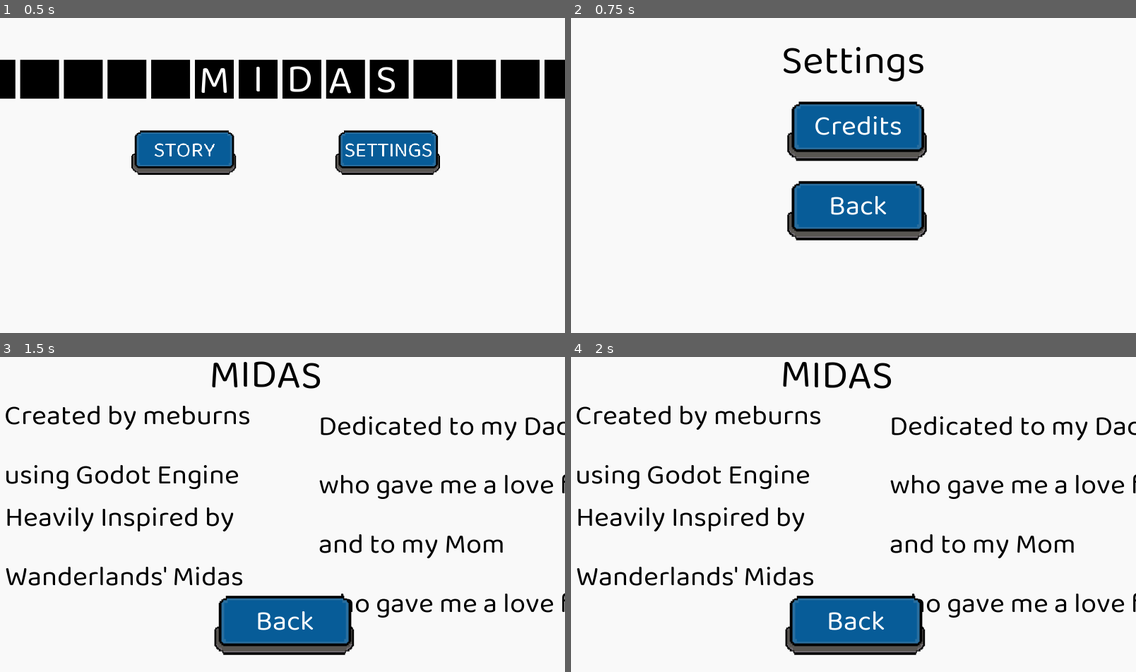
Above: before the commit, frames 1-4 (two rows, left to right).
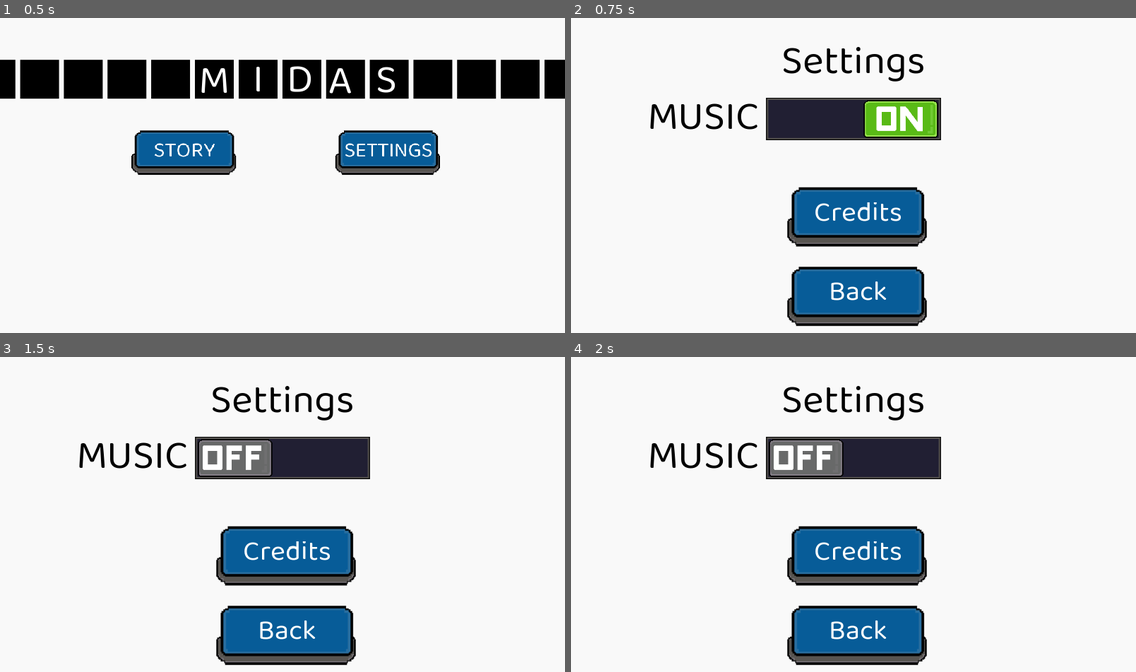
Above: after the commit, the same moments.

Repository: meburns/midas
Game: Godot game, scene res://src/Menu.tscn
Same seed, same stepped clock (60 frames per second), same inputs: the game is played once before the commit and once after it.
Inputs (mouse positions are in pixels of both pictures, inside the frame that each line leads up to):
- Up to frame 1 (0.5 s): no input
- Up to frame 2 (0.75 s): click "SETTINGS" at 0.5 s
- Up to frame 3 (1.5 s): click (282, 457) at 1.25 s, where only the run after the commit has a clickable "MUSIC"
- Up to frame 4 (2 s): no input

Frame 1 is identical in both runs. In frame 2, 13% of the frame differs, in the area x 14-66%, y 25-98%; in frame 3, 19%, in the area x 1-100%, y 1-98%; in frame 4, 19%.

Commit message:
Add music toggle setting

Diff:
--- a/src/Database.gd
+++ b/src/Database.gd
@@ -16,7 +16,8 @@
 			"endless_level": 0,
 			"endless_highscore": 0,
 			"quick_credits": 0,
-			"mobile_size": 0
+			"mobile_size": 0,
+			"music_mute": 0
 		}""").result
 		f.open(db, File.WRITE)
 		f.store_string(JSON.print(init_data, "  ", true))
@@ -86,3 +87,11 @@
 
 func set_quick_credits(val: int) -> void:
 	set_data("quick_credits", val)
+
+
+func get_music_mute() -> int:
+	var data = get_data()
+	return data["music_mute"]
+
+func set_music_mute(val: int) -> void:
+	set_data("music_mute", val)
--- a/src/Settings.gd
+++ b/src/Settings.gd
@@ -3,14 +3,10 @@
 
 func _ready() -> void:
 	TouchButtons.set_visible(false)
-#	set_button()
-#
-#func set_button() -> void:
-#	var mobile_size = Database.get_mobile_size()
-#	if mobile_size == 1:
-#		$mobileSize.pressed = true
-#	else:
-#		$mobileSize.pressed = false
+	if Database.get_music_mute() == 0:
+		$MusicToggle/AnimatedSprite.play("on")
+	else:
+		$MusicToggle/AnimatedSprite.play("off")
 
 
 func _on_mobileSize_pressed() -> void:
@@ -37,3 +33,12 @@
 func _on_CreditsButton_button_up() -> void:
 	MusicPlayer.play()
 	get_tree().change_scene("res://src/transitions/Credits.tscn")
+
+
+func _on_MusicToggle_pressed() -> void:
+	if Database.get_music_mute() == 0:
+		$MusicToggle/AnimatedSprite.play("off")
+		Database.set_music_mute(1)
+	else:
+		$MusicToggle/AnimatedSprite.play("on")
+		Database.set_music_mute(0)
--- a/src/Settings.tscn
+++ b/src/Settings.tscn
@@ -1,10 +1,10 @@
-[gd_scene load_steps=9 format=2]
+[gd_scene load_steps=13 format=2]
 
 [ext_resource path="res://src/fonts/main_menu.tres" type="DynamicFont" id=1]
 [ext_resource path="res://src/Settings.gd" type="Script" id=2]
 [ext_resource path="res://src/fonts/normal_font.tres" type="DynamicFont" id=3]
 [ext_resource path="res://assets/buttons/new_default.png" type="Texture" id=4]
-
+[ext_resource path="res://assets/buttons/toggle_button.png" type="Texture" id=5]
 
 [sub_resource type="AtlasTexture" id=1]
 flags = 4
@@ -34,6 +34,29 @@
 "speed": 5.0
 } ]
 
+[sub_resource type="AtlasTexture" id=5]
+flags = 4
+atlas = ExtResource( 5 )
+region = Rect2( 0, 0, 400, 100 )
+
+[sub_resource type="AtlasTexture" id=6]
+flags = 4
+atlas = ExtResource( 5 )
+region = Rect2( 0, 100, 400, 100 )
+
+[sub_resource type="SpriteFrames" id=7]
+animations = [ {
+"frames": [ SubResource( 5 ) ],
+"loop": true,
+"name": "on",
+"speed": 5.0
+}, {
+"frames": [ SubResource( 6 ) ],
+"loop": true,
+"name": "off",
+"speed": 5.0
+} ]
+
 [node name="Settings" type="Node2D"]
 script = ExtResource( 2 )
 __meta__ = {
@@ -57,9 +80,9 @@
 
 [node name="CreditsButton" type="TextureButton" parent="."]
 margin_left = 450.0
-margin_top = 160.0
+margin_top = 353.526
 margin_right = 850.0
-margin_bottom = 360.0
+margin_bottom = 553.526
 __meta__ = {
 "_edit_use_anchors_": false
 }
@@ -83,9 +106,9 @@
 
 [node name="BackButton" type="TextureButton" parent="."]
 margin_left = 450.0
-margin_top = 340.0
+margin_top = 533.526
 margin_right = 850.0
-margin_bottom = 540.0
+margin_bottom = 733.526
 __meta__ = {
 "_edit_use_anchors_": false
 }
@@ -106,7 +129,36 @@
 __meta__ = {
 "_edit_use_anchors_": false
 }
+
+[node name="MusicToggle" type="TextureButton" parent="."]
+margin_left = 439.758
+margin_top = 185.291
+margin_right = 839.758
+margin_bottom = 285.291
+__meta__ = {
+"_edit_use_anchors_": false
+}
+
+[node name="AnimatedSprite" type="AnimatedSprite" parent="MusicToggle"]
+position = Vector2( 200, 50 )
+frames = SubResource( 7 )
+animation = "off"
+
+[node name="Label" type="Label" parent="MusicToggle"]
+margin_left = -269.29
+margin_top = -36.2347
+margin_right = -11.2901
+margin_bottom = 150.765
+custom_fonts/font = ExtResource( 1 )
+custom_colors/font_color = Color( 0, 0, 0, 1 )
+text = "MUSIC"
+align = 2
+valign = 1
+__meta__ = {
+"_edit_use_anchors_": false
+}
 [connection signal="button_down" from="CreditsButton" to="." method="_on_CreditsButton_button_down"]
 [connection signal="button_up" from="CreditsButton" to="." method="_on_CreditsButton_button_up"]
 [connection signal="button_down" from="BackButton" to="." method="_on_BackButton_button_down"]
 [connection signal="button_up" from="BackButton" to="." method="_on_BackButton_button_up"]
+[connection signal="pressed" from="MusicToggle" to="." method="_on_MusicToggle_pressed"]
